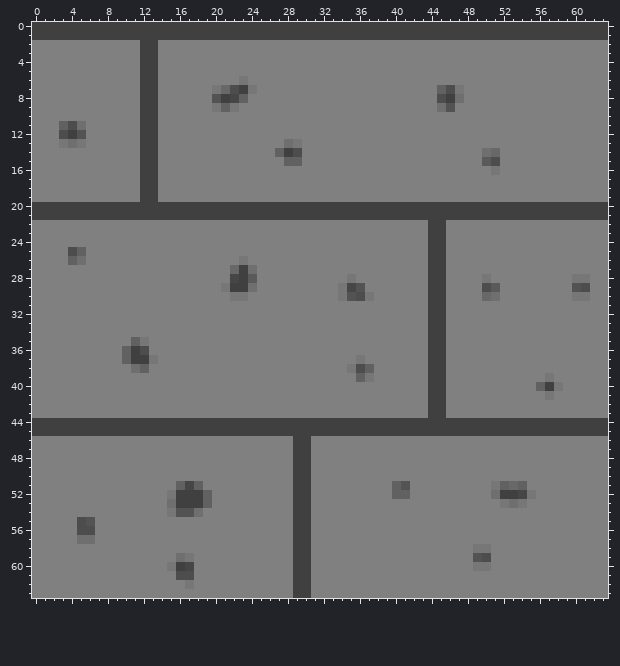
A pixel-art sprite gets an edit: img/stoneBrick.png. The first picture shows the starting point.
The file is 64x64 pixels. Colours within 5 levels of each other are drawn and written as one.
The result:
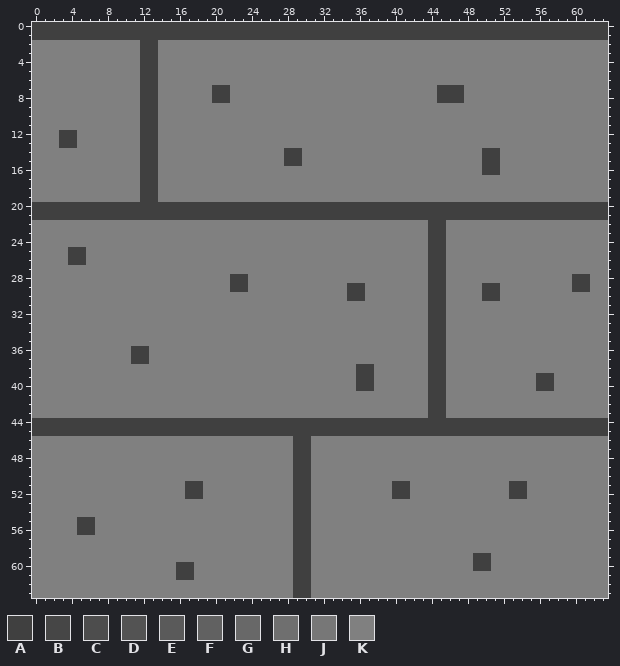
Palette (. is transparent): A #404040  B #464646  C #4d4d4d  D #535353  E #5a5a5a  F #616161  G #686868  H #6f6f6f  J #777777  K #808080
From old to new:
Changed rows in their new state; - is an unchanged pixel.
first column x 3:
 6 --------------------K----------------------------
 7 -----------------AAKKK--------------------AAA----
 8 -----------------A-KK---------------------A-A----
 9 -----------------KKK----------------------KK-----
11 KKK----------------------------------------------
12 A-K----------------------------------------------
13 AAK----------------------KK----------------------
14 ------------------------K-A--------------------AA
15 -------------------------AA--------------------AA
16 -----------------------------------------------AA
first column x 4:
25 AA--------------------------------------------------------
26 AA-----------------K--------------------------------------
27 ------------------KKK-------------------------------------
28 ------------------A-K----------K--------------K---------AA
29 -----------------K--K---------KAA-------------AA--------AA
30 ------------------KK----------KAAK------------AA--------KK
first column x 10:
35 -KK----------------------------------------------
36 K-A----------------------------------------------
37 K--K----------------------K----------------------
38 -KK----------------------KAA---------------------
39 --------------------------AA------------------AA-
40 --------------------------AA------------------A-K
41 -----------------------------------------------K-
first column x 5:
51 -----------KAA---------------------AA---------KKAA-
52 ----------KK--K--------------------AA---------KK-AK
53 ----------KKKKK--------------------------------KKK-
54 ----------KKKK-------------------------------------
55 AA-------------------------------------------------
56 AA-------------------------------------------------
57 KK-------------------------------------------------
58 --------------------------------------------KK-----
59 -----------KK-------------------------------AA-----
60 ----------K-A-------------------------------AA-----
61 -----------AA--------------------------------------
62 ------------K--------------------------------------
